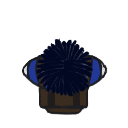
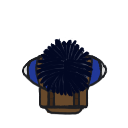
Comparing the layer stacks of the two 128 x 128 images. Changes:
painted on "PlayerLines" over box(37, 56, 93, 113)
painted on "PlayerColor" over box(37, 56, 93, 113)
